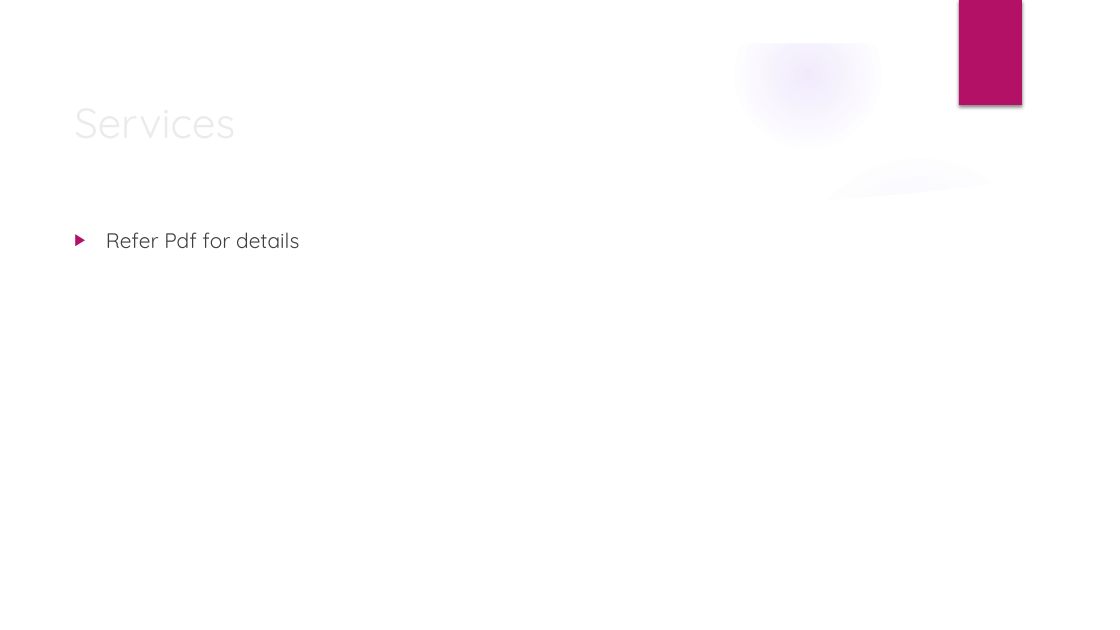
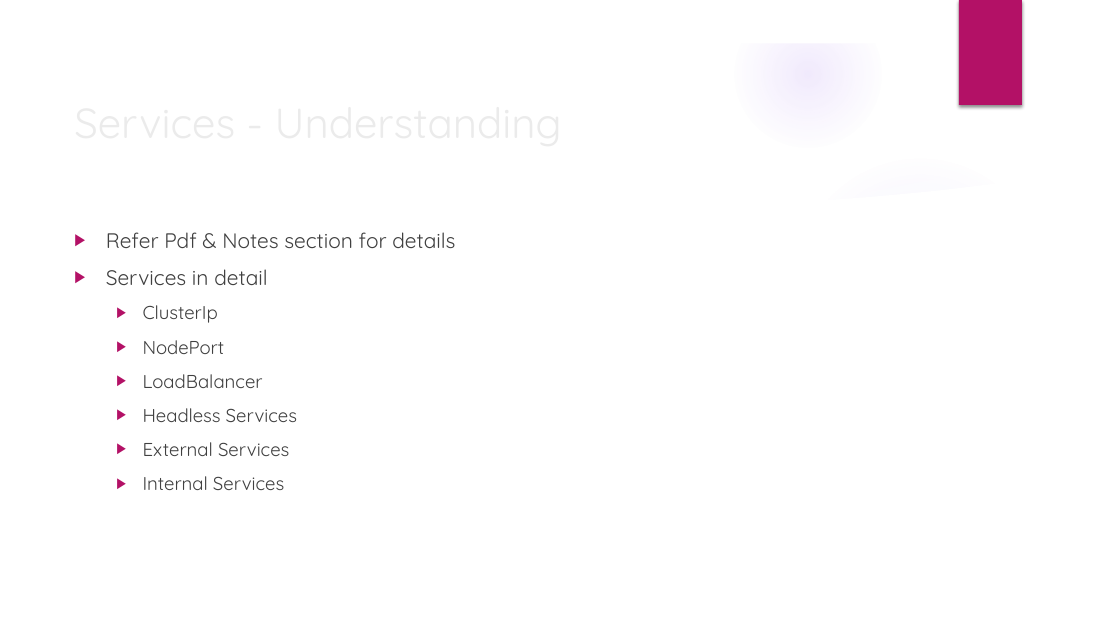
Before and after one commit to deepkumartraining/docker-k8s-April23, a slide deck: slide 3 of Day36/DockerAndKubernetes_Training-Day36.pptx. Drawn at 1120x630 pixels with LibreOffice and Linux fonts; fonts in the diff are those of the drawing; background and template pictures are left out. Boxes give left, top, right and bottom in pixels: in the first picture for what was removed or moved away, otherwise in the second. Text is boxed around its words. In the diff, an @@ line names an element or a change of style, - is before the commit and + after.

```diff
--- a/Day36/DockerAndKubernetes_Training-Day36.pptx
+++ b/Day36/DockerAndKubernetes_Training-Day36.pptx
@@ text at bbox=[106, 232, 455, 490]: text changed; size 18 to 16 pt @@
-▶ Refer Pdf for details
+▶ Refer Pdf & Notes section for details
+▶ Services in detail
+  ▶ ClusterIp
+  ▶ NodePort
+  ▶ LoadBalancer
+  ▶ Headless Services
+  ▶ External Services
+  ▶ Internal Services
@@ title at bbox=[106, 270, 186, 285]: text changed @@
-Services
+Services - Understanding
```
Also in this commit, not shown: 4 other slides changed, 2 other files.
